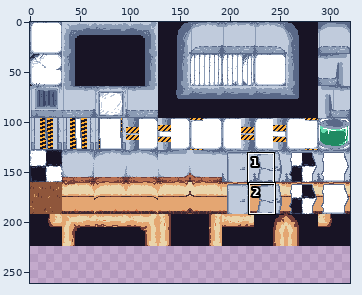
Two versions of one pixel-art file, Assets/Textures/Aseprite Filer/TileSet-World.aseprite. The picture above shows the old version from afar; the outline marks the close-up.
Close-up. The starting point:
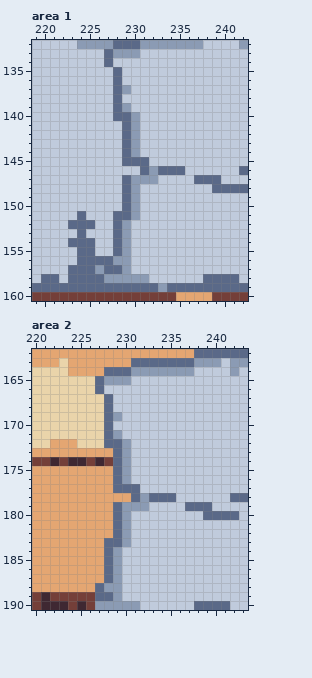
320x320 pixels, 1 frame. Shown: area 1: x 219..242, y 132..160; area 2: x 220..243, y 162..190. The wide view leaves out empty margins. The commit also changed other parts of the picture, which this record leaves out.
After the commit:
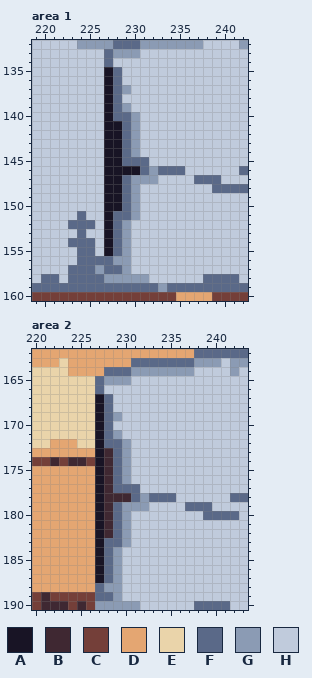
Palette (. is transparent): A #181425  B #3f2832  C #743f39  D #e4a672  E #ead4aa  F #5a6988  G #8b9bb4  H #c0cbdc
Change:
Area 1, layer "Cleaner":
The author changed colour H to colour A in rows 135 to 140 at x 227; in rows 141 to 145 at x 227 to 228; in row 146 at x 227 to 230; in rows 147 to 150 at x 227 to 228; in rows 151 to 155 at x 227.
Area 2, layer "Cleaner":
The author changed colour B to colour A in row 174 at x 227.
The author changed colour D to colour A in row 173 at x 227; in rows 175 to 187 at x 227.
The author changed colour E to colour A in rows 167 to 172 at x 227.
The author changed colour C to colour B in row 174 at x 228.
The author changed colour D to colour B in row 173 at x 228; in rows 175 to 177 at x 228; in row 178 at x 228 to 230; in rows 179 to 182 at x 228.
Where, in picture pixels (left, top, right, bottom), the same in both close-ups:
changed: (104, 67, 140, 256)
changed: (95, 394, 131, 583)
